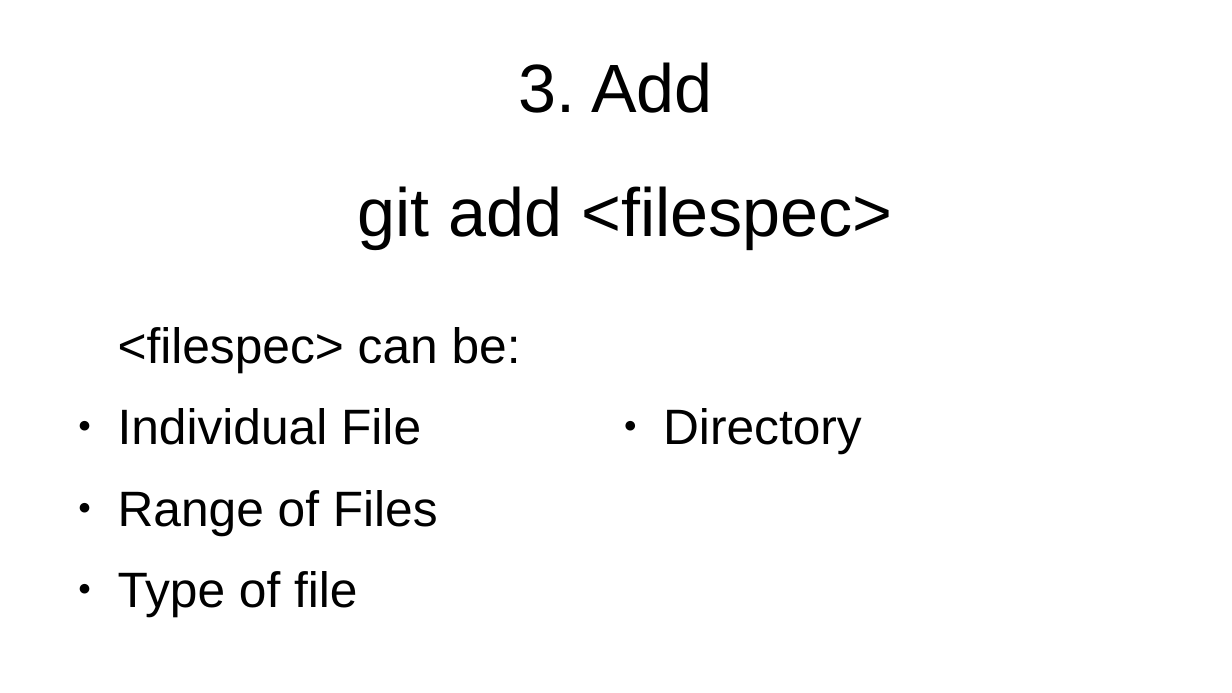
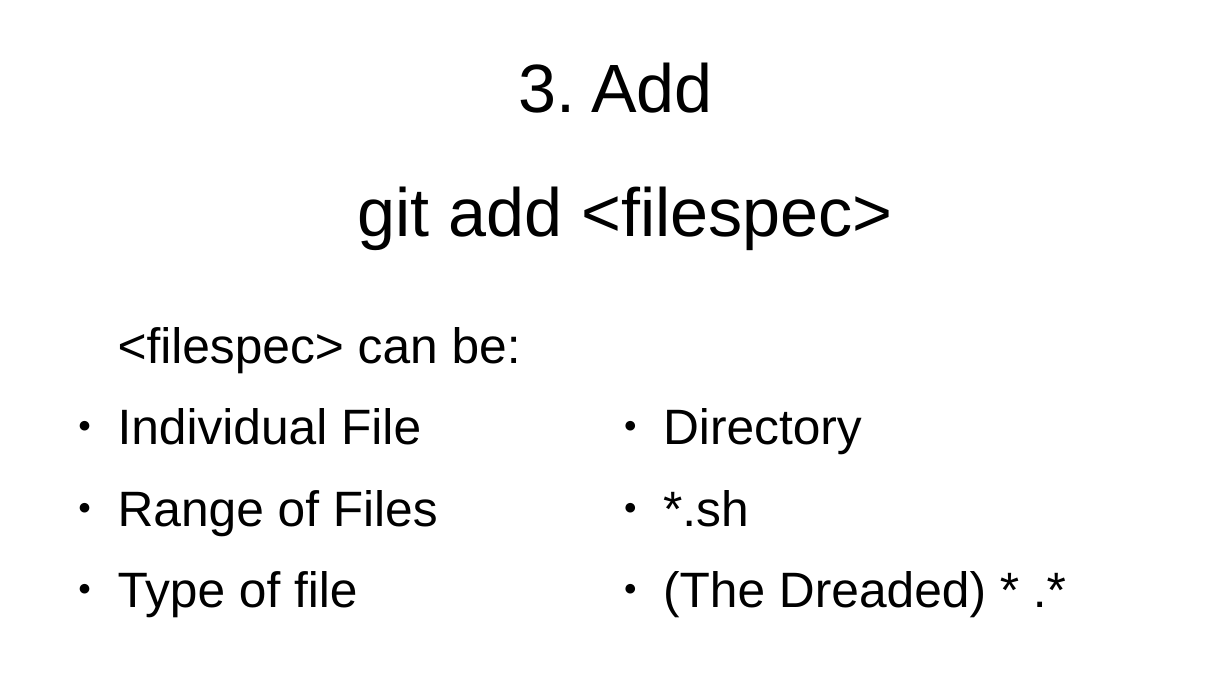
Before and after one commit to flintiii/TenStatementGit, a slide deck: slide 23 of vm_workshop_presentation.odp. Drawn at 1232x693 pixels with LibreOffice and Linux fonts; fonts in the diff are those of the drawing. Boxes give left, top, right and bottom in pixels: in the first picture for what was removed or moved away, otherwise in the second. Text is boxed around its words. In the diff, an @@ line names an element or a change of style, - is before the commit and + after.

```diff
--- a/vm_workshop_presentation.odp
+++ b/vm_workshop_presentation.odp
@@ text at bbox=[663, 490, 986, 617]: paragraphs added @@
+● *.sh
+● (The Dreaded) * .*
```
Also in this commit, not shown: 6 other slides changed.
